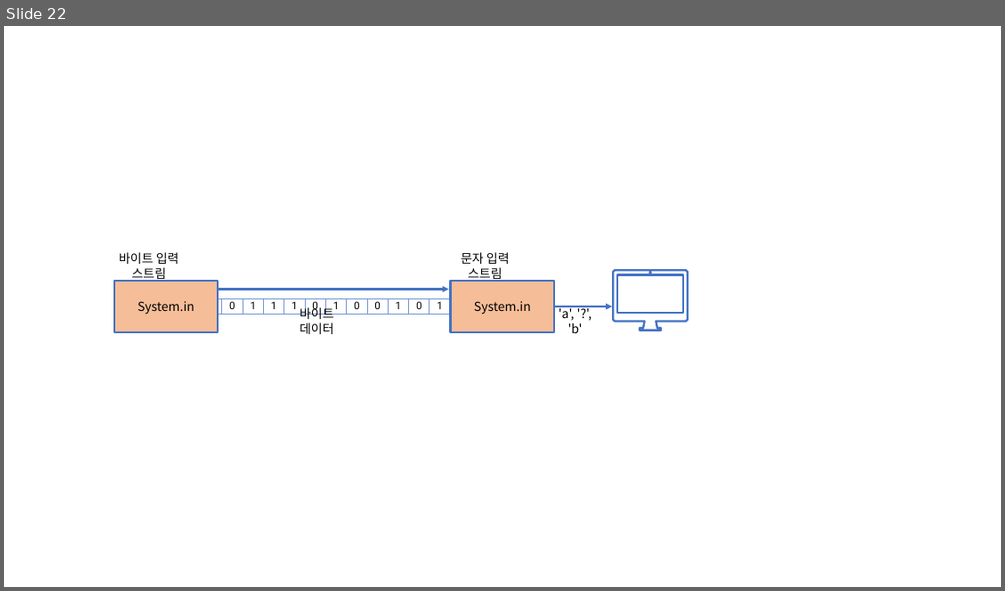
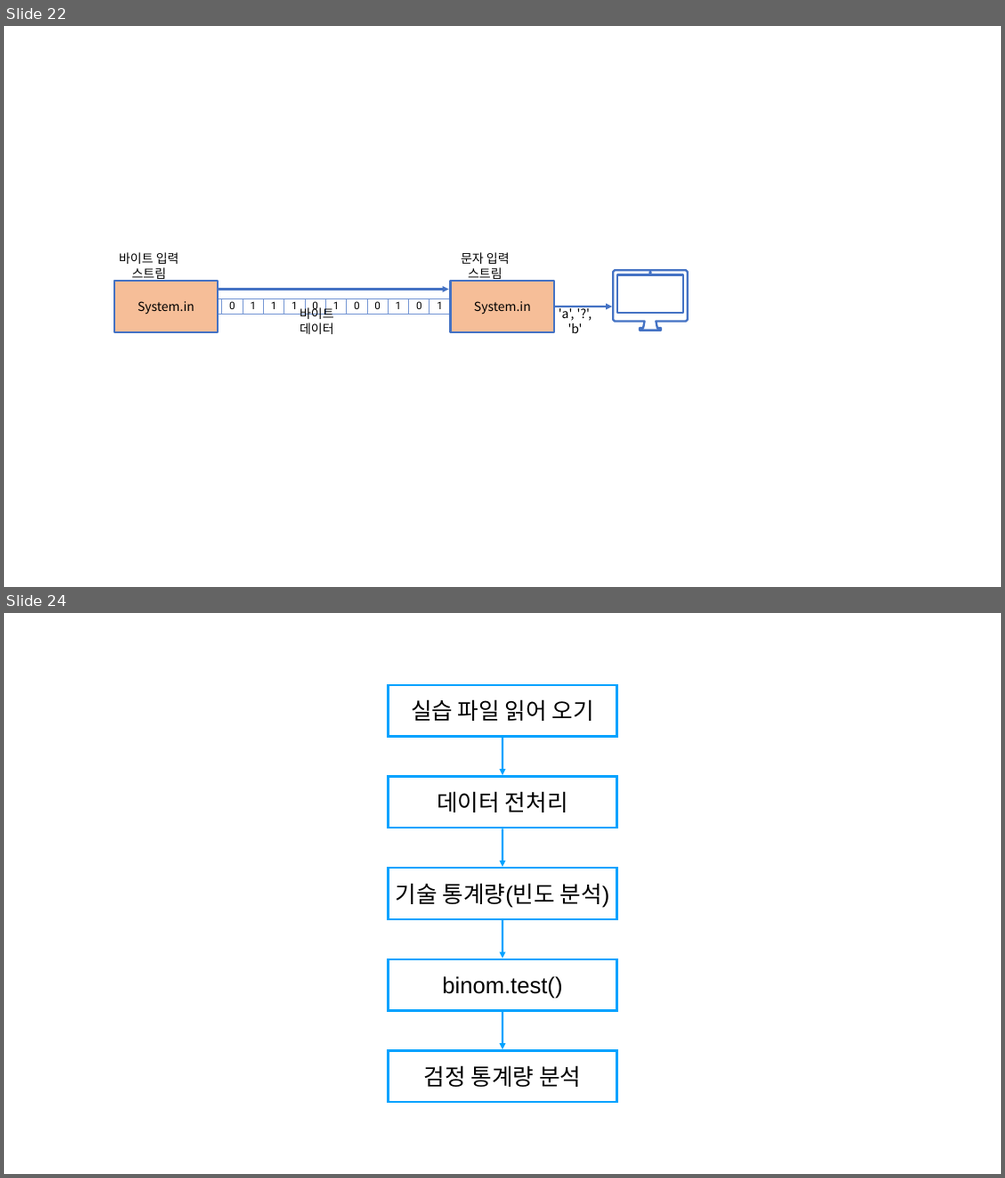
Before and after one commit to Rap0d/rap0d.github.io, a slide deck: assets/form/matrix.pptx. Shown one above the other, each under a label of ours: slide 22 before the commit, slides 22 and 24 after it; the slides between them are not shown. The pictures are 1005x591 and 1005x1178 pixels, drawn with LibreOffice and Linux fonts; fonts in the diff are those of the drawing. Boxes give left, top, right and bottom in pixels: in the first picture for what was removed or moved away, otherwise in the second. Text is boxed around its words. In the diff, an @@ line names an element or a change of style, - is before the commit and + after.

```diff
--- a/assets/form/matrix.pptx
+++ b/assets/form/matrix.pptx
@@ slide 24 added at bbox=[4, 613, 1001, 1174], background #FFFFFF @@
@@ rectangle added at bbox=[388, 685, 617, 737], outline #00A2FF 2 pt, 22 pt, text #000000 @@
+실습 파일 읽어 오기
@@ arrow added from (502, 737) to (502, 775), #00A2FF 2 pt @@
@@ rectangle added at bbox=[388, 776, 617, 827], outline #00A2FF 2 pt, 22 pt, text #000000 @@
+데이터 전처리
@@ arrow added from (502, 829) to (502, 867), #00A2FF 2 pt @@
@@ rectangle added at bbox=[388, 868, 617, 919], outline #00A2FF 2 pt, 22 pt, text #000000 @@
+기술 통계량(빈도 분석)
@@ arrow added from (502, 920) to (502, 957), #00A2FF 2 pt @@
@@ rectangle added at bbox=[388, 959, 617, 1011], outline #00A2FF 2 pt, 22 pt, text #000000 @@
+binom.test()
@@ arrow added from (502, 1012) to (502, 1050), #00A2FF 2 pt @@
@@ rectangle added at bbox=[388, 1051, 617, 1102], outline #00A2FF 2 pt, 22 pt, text #000000 @@
+검정 통계량 분석
```
Also in this commit, not shown: 6 other files.
